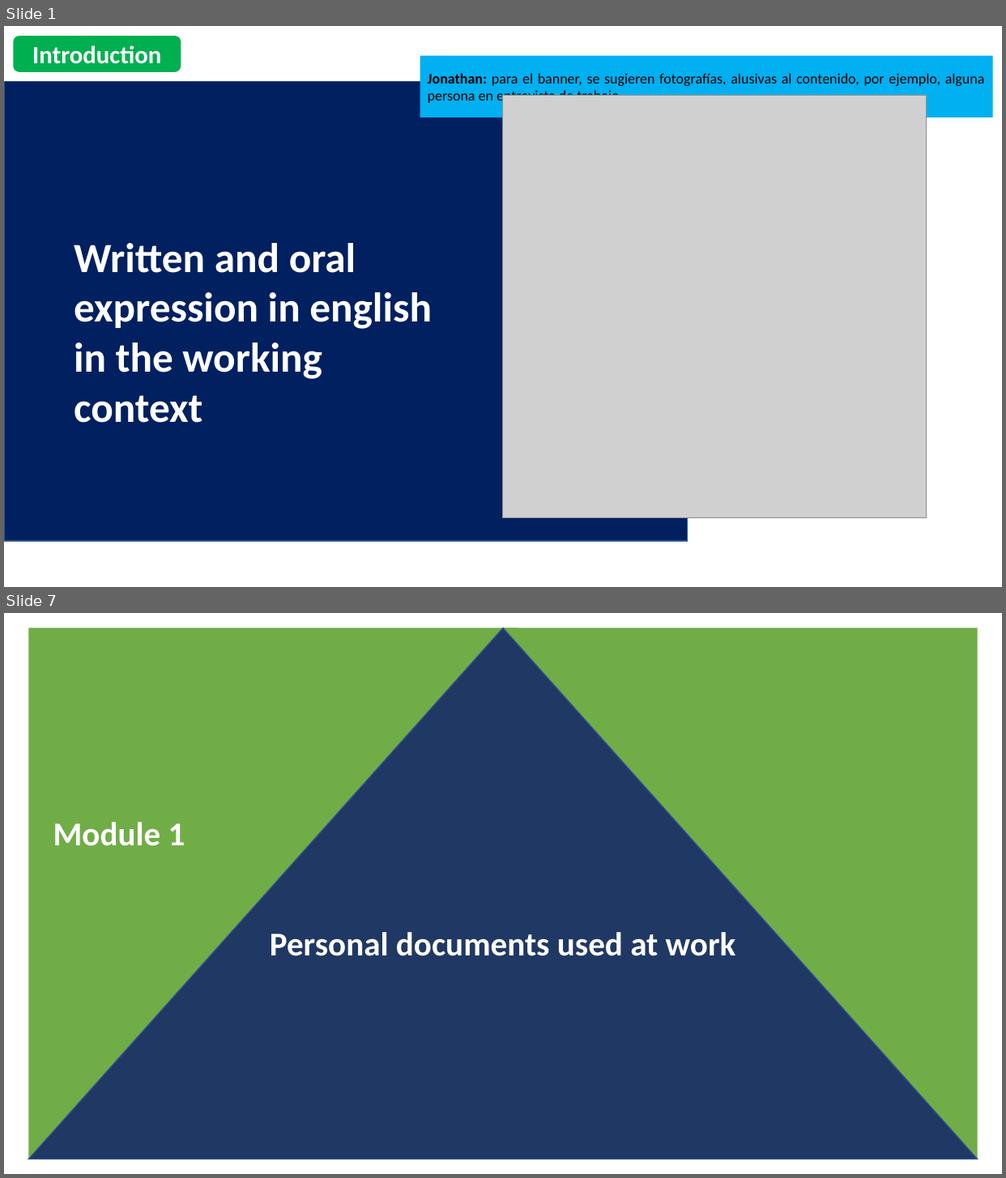
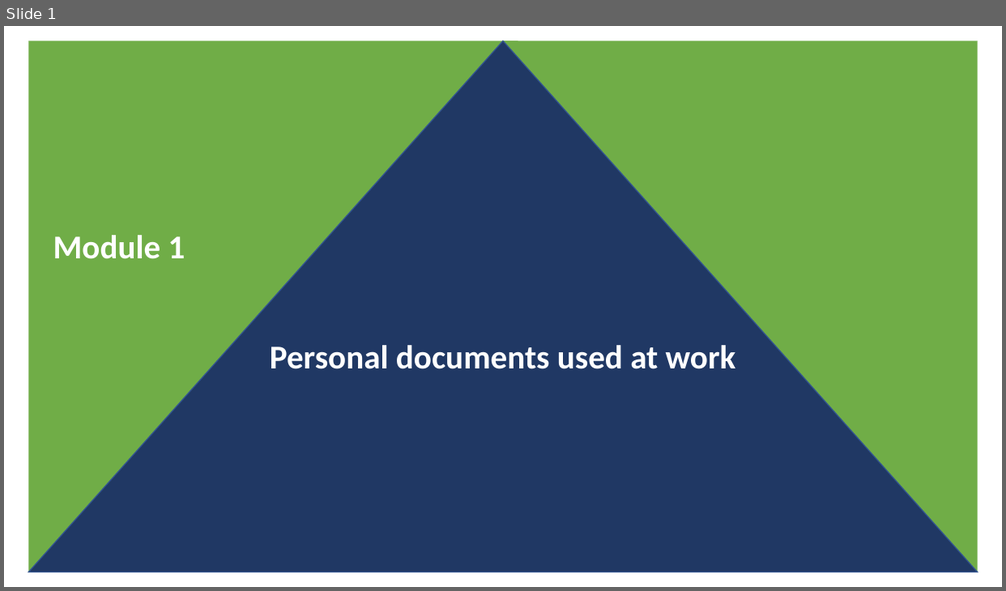
Before and after one commit to CelulaDGDAIE/CelulaDGDAIE.github.io, a slide deck: EducacionContinua/EEOI/Maqueta Módulos 0 y 1_Expresión escrita y oral en inglés-16jul2022.pptx. Shown one above the other, each under a label of ours: slides 1 and 7 before the commit, slide 1 after it; the slides between them are not shown. The pictures are 1006x1178 and 1006x591 pixels, drawn with LibreOffice and Linux fonts; fonts in the diff are those of the drawing; grey boxes stand for pictures. Boxes give left, top, right and bottom in pixels: in the first picture for what was removed or moved away, otherwise in the second. Text is boxed around its words. In the diff, an @@ line names an element or a change of style, - is before the commit and + after.

```diff
--- a/EducacionContinua/EEOI/Maqueta Módulos 0 y 1_Expresión escrita y oral en inglés-16jul2022.pptx
+++ b/EducacionContinua/EEOI/Maqueta Módulos 0 y 1_Expresión escrita y oral en inglés-16jul2022.pptx
@@ slide 1 removed at (4, 26, 1002, 587), background #FFFFFF @@
@@ rounded rectangle removed at (13, 36, 181, 72) @@
-Introduction
@@ speech box removed at (420, 56, 993, 118) @@
-Jonathan: para el banner, se sugieren fotografías, alusivas al contenido, por ejemplo, alguna persona en entrevista de trabajo.
@@ rectangle removed at (4, 81, 688, 541) @@
@@ picture removed at (503, 95, 927, 518) @@
@@ text removed at (74, 243, 432, 423) @@
-Written and oral expression in english in the working context
@@ what was slide 7 is now slide 1 @@
```
Also in this commit, not shown: 5 other slides removed, 6 other files.
